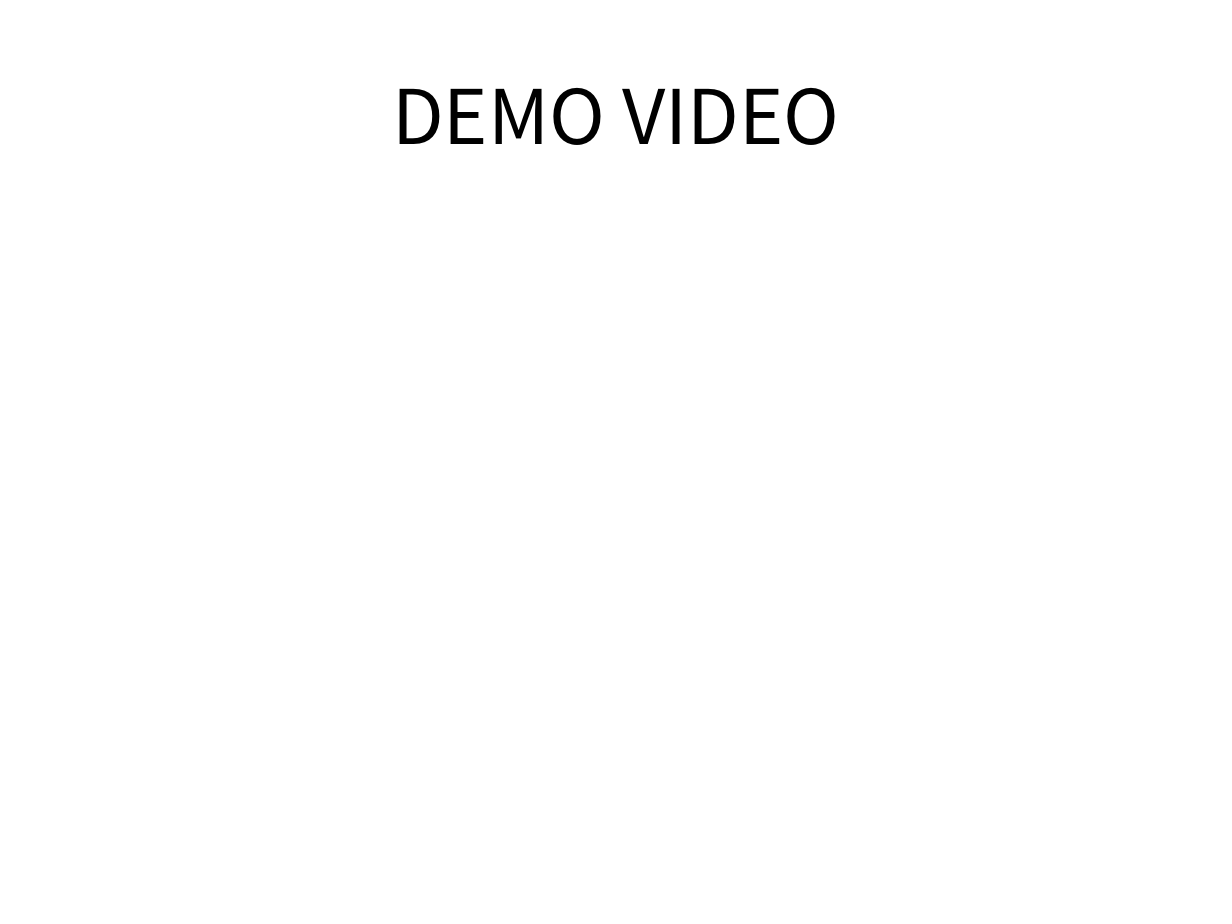
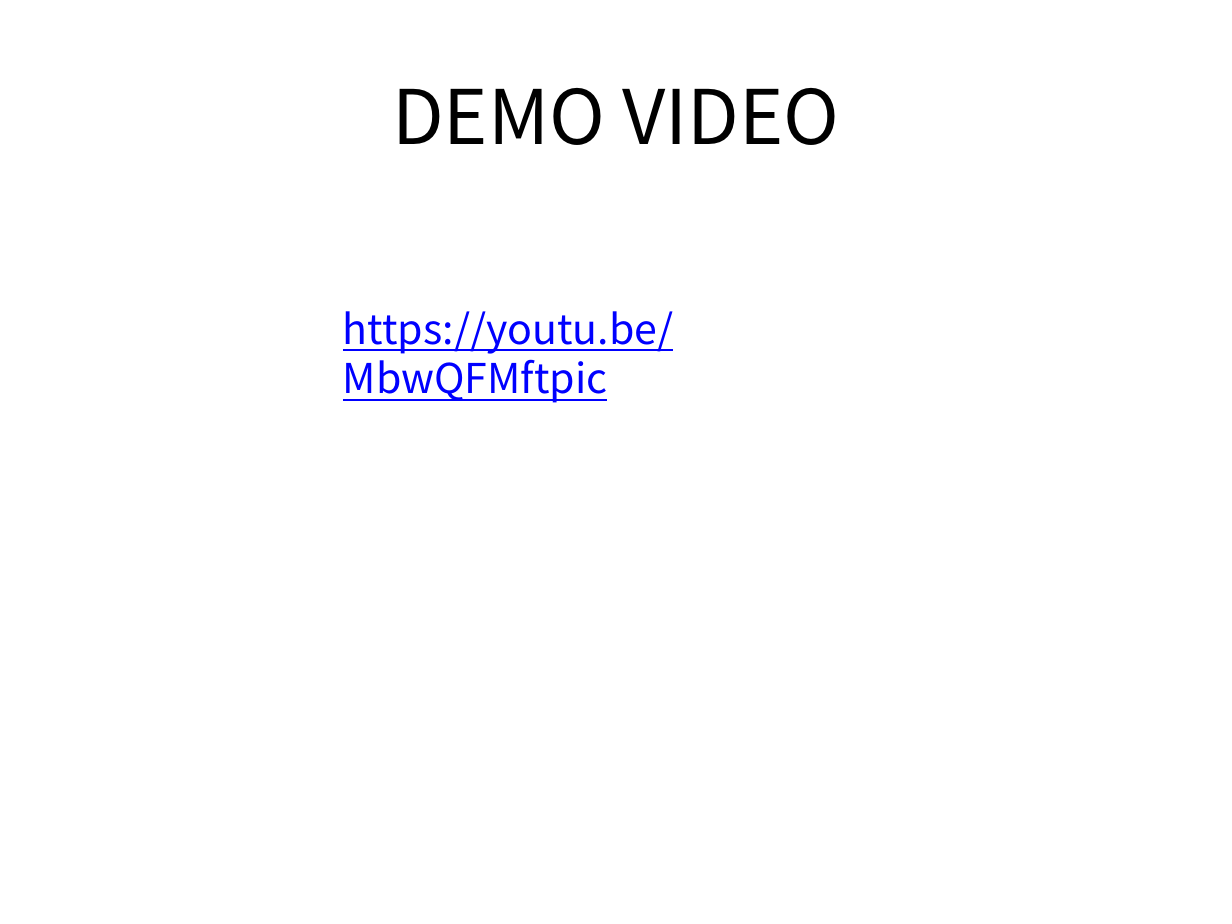
Before and after one commit to woochang0110/STM32_Elevator, a slide deck: slide 2 of Document/Elevator_ppt_for_modify.pptx. Drawn at 1232x924 pixels with LibreOffice and Linux fonts; fonts in the diff are those of the drawing. Boxes give left, top, right and bottom in pixels: in the first picture for what was removed or moved away, otherwise in the second. Text is boxed around its words. In the diff, an @@ line names an element or a change of style, - is before the commit and + after.

```diff
--- a/Document/Elevator_ppt_for_modify.pptx
+++ b/Document/Elevator_ppt_for_modify.pptx
@@ text added at [343, 311, 673, 403], 24 pt, text #0000FF, underline @@
+https://youtu.be/MbwQFMftpic
```
Also in this commit, not shown: 1 other slide changed, 2 slides added, 5 other files.
